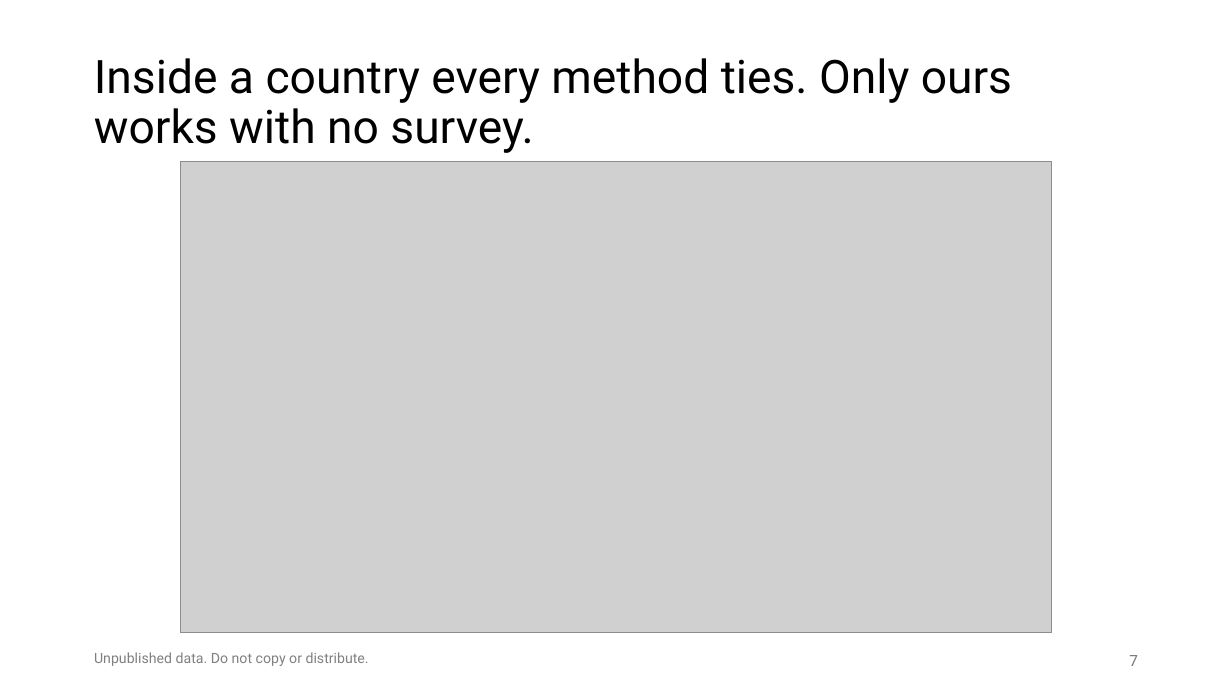
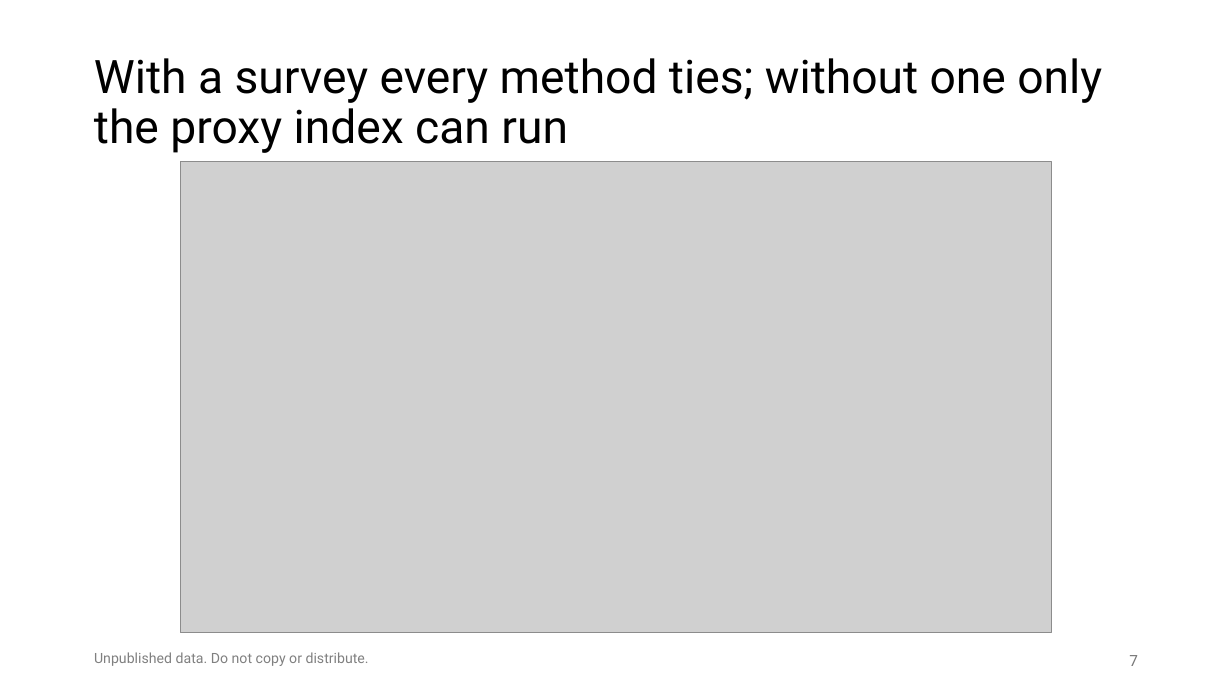
Before and after one commit to amertens/mn-prediction, a slide deck: slide 7 of docs/slides/MN-proxy-policy-deck-2026-09.pptx. Drawn at 1232x693 pixels with LibreOffice and Linux fonts; fonts in the diff are those of the drawing; grey boxes stand for pictures; background and template pictures are left out. Boxes give left, top, right and bottom in pixels: in the first picture for what was removed or moved away, otherwise in the second. Text is boxed around its words. In the diff, an @@ line names an element or a change of style, - is before the commit and + after.

```diff
--- a/docs/slides/MN-proxy-policy-deck-2026-09.pptx
+++ b/docs/slides/MN-proxy-policy-deck-2026-09.pptx
@@ title at [94, 58, 1102, 153]: text changed @@
-Inside a country every method ties. Only ours works with no survey.
+With a survey every method ties; without one only the proxy index can run
```
Also in this commit, not shown: 5 other slides changed, 3 other files.
